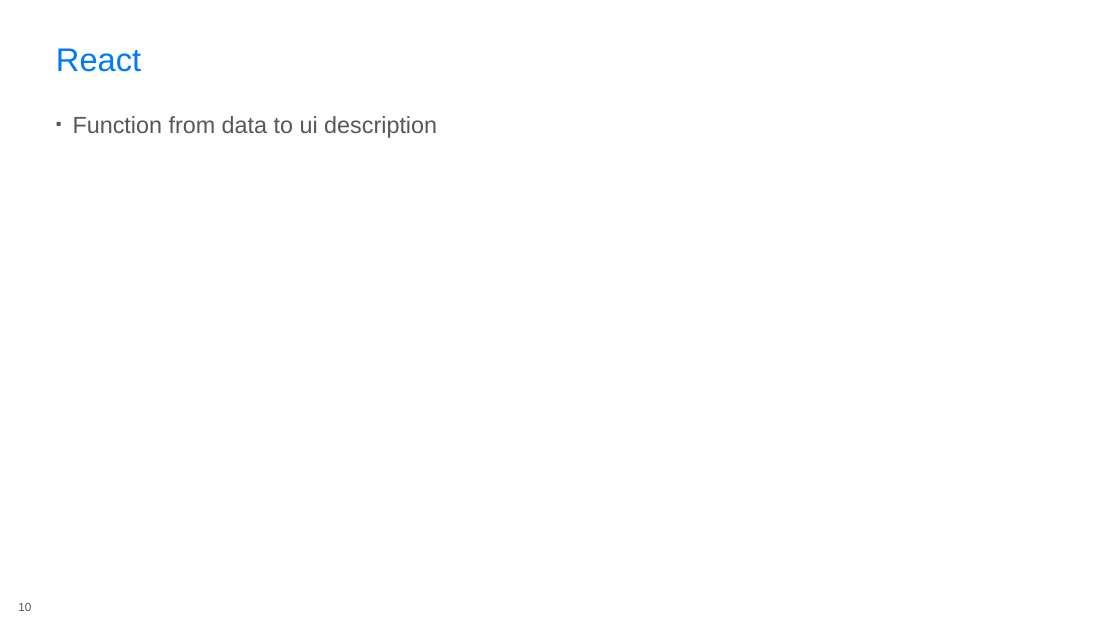
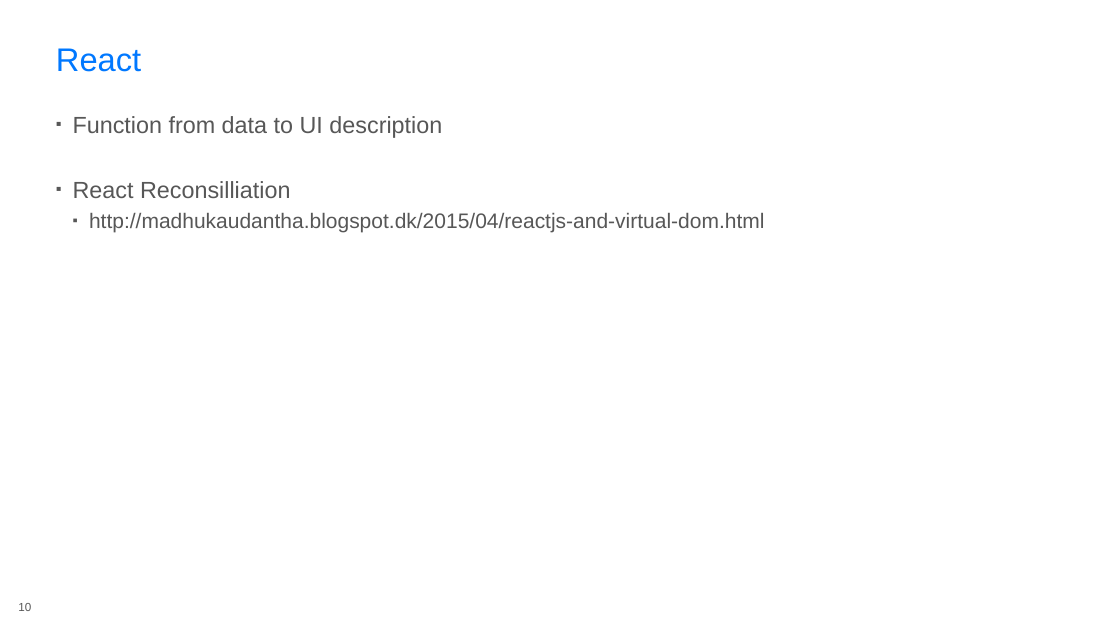
Before and after one commit to rasmuskl/react-webpack-typescript, a slide deck: slide 10 of _notes/Presentation.pptx. Drawn at 1120x630 pixels with LibreOffice and Linux fonts; fonts in the diff are those of the drawing; background and template pictures are left out. Boxes give left, top, right and bottom in pixels: in the first picture for what was removed or moved away, otherwise in the second. Text is boxed around its words. In the diff, an @@ line names an element or a change of style, - is before the commit and + after.

```diff
--- a/_notes/Presentation.pptx
+++ b/_notes/Presentation.pptx
@@ text at (73,116,764,232): text changed; size 20 to 18 pt @@
-▪ Function from data to ui description
+▪ Function from data to UI description
+▪ React Reconsilliation
+  ▪ http://madhukaudantha.blogspot.dk/2015/04/reactjs-and-virtual-dom.html
```
Also in this commit, not shown: 1 other slide changed, 1 other file.
